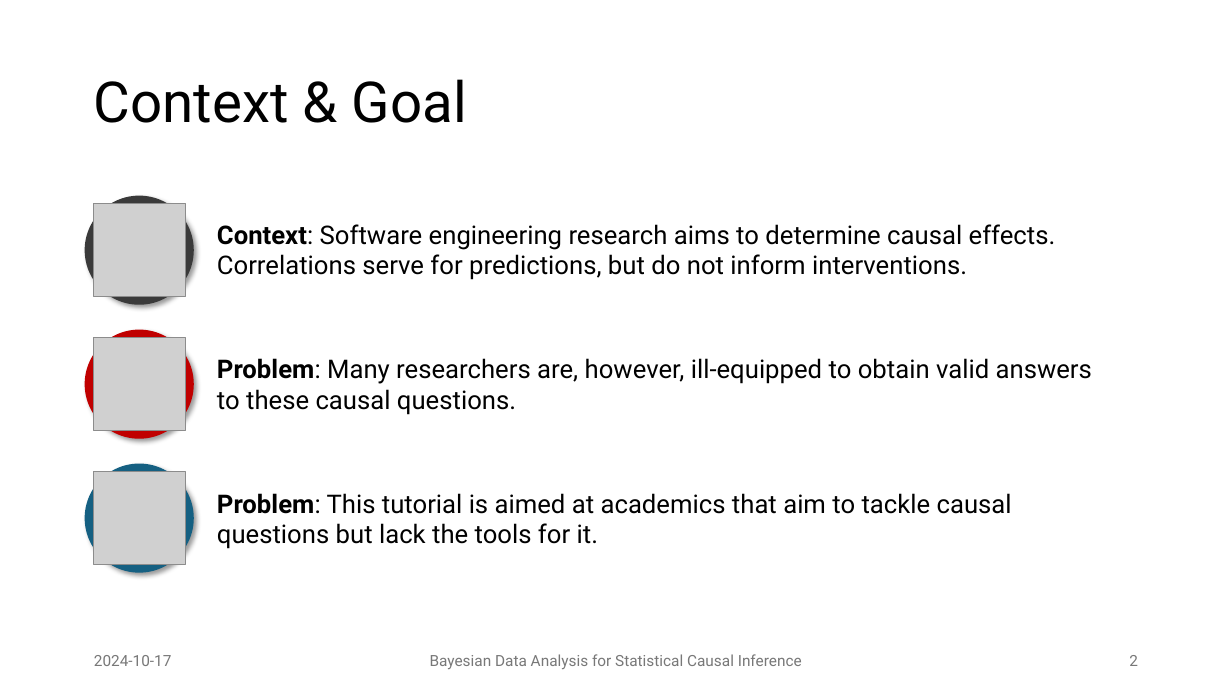
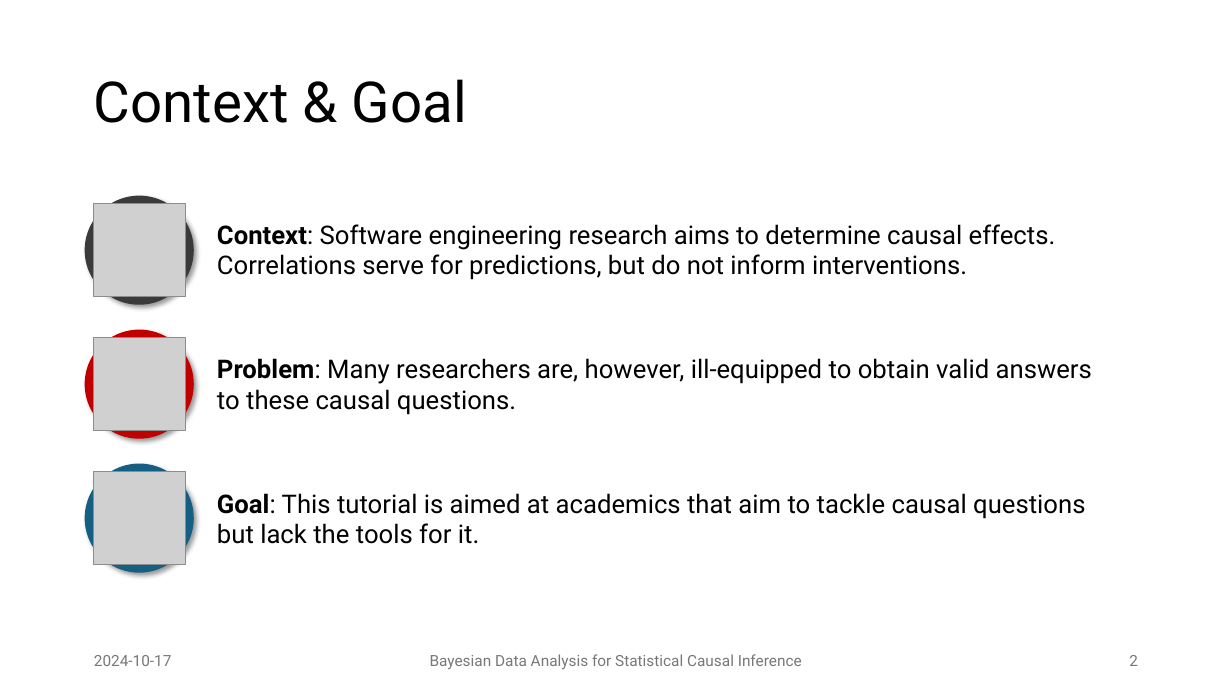
Before and after one commit to JulianFrattini/bda4sci, a slide deck: slide 2 of version1/slides/bda4sci.pptx. Drawn at 1232x693 pixels with LibreOffice and Linux fonts; fonts in the diff are those of the drawing; grey boxes stand for pictures. Boxes give left, top, right and bottom in pixels: in the first picture for what was removed or moved away, otherwise in the second. Text is boxed around its words. In the diff, an @@ line names an element or a change of style, - is before the commit and + after.

Commit message:
Set up slides for tutorial revision

```diff
--- a/version1/slides/bda4sci.pptx
+++ b/version1/slides/bda4sci.pptx
@@ text at <box>217,493,1085,544</box>: text changed @@
-Problem: This tutorial is aimed at academics that aim to tackle causal questions but lack the tools for it.
+Goal: This tutorial is aimed at academics that aim to tackle causal questions but lack the tools for it.
```
Also in this commit, not shown: 2 other files.
